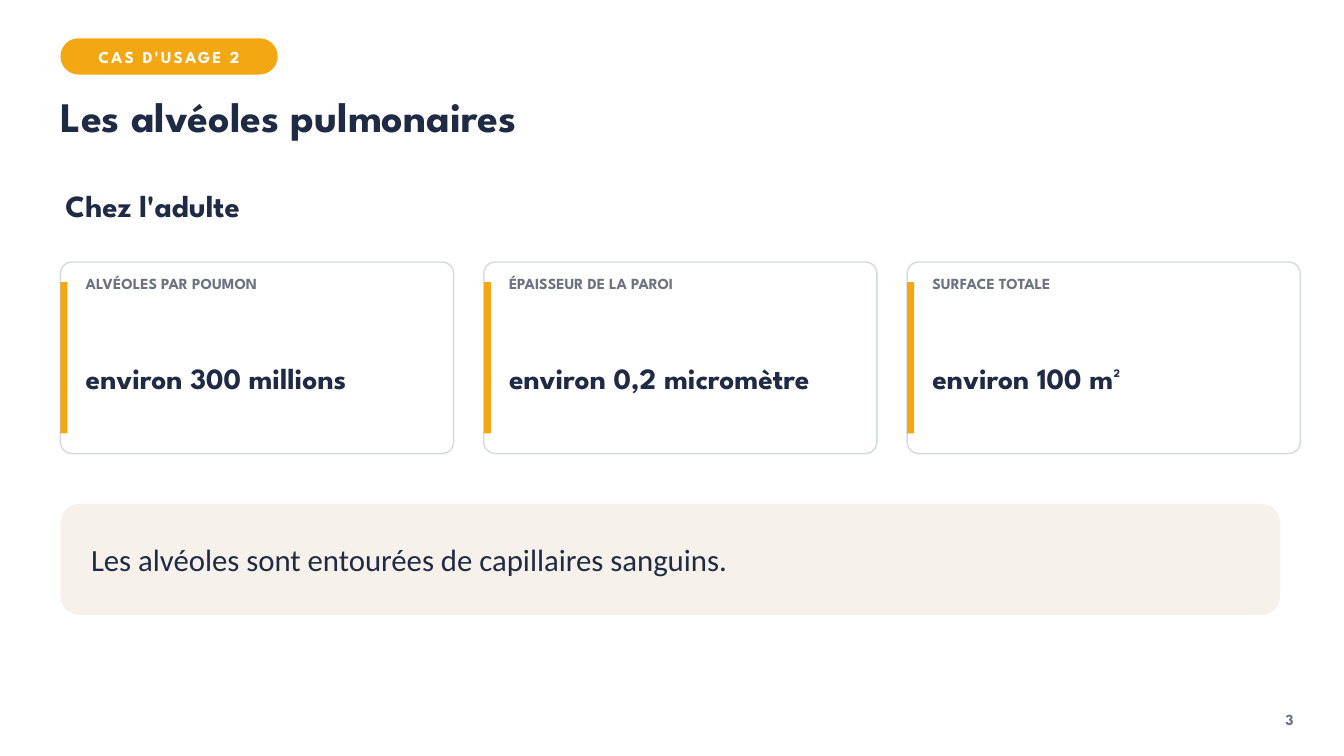
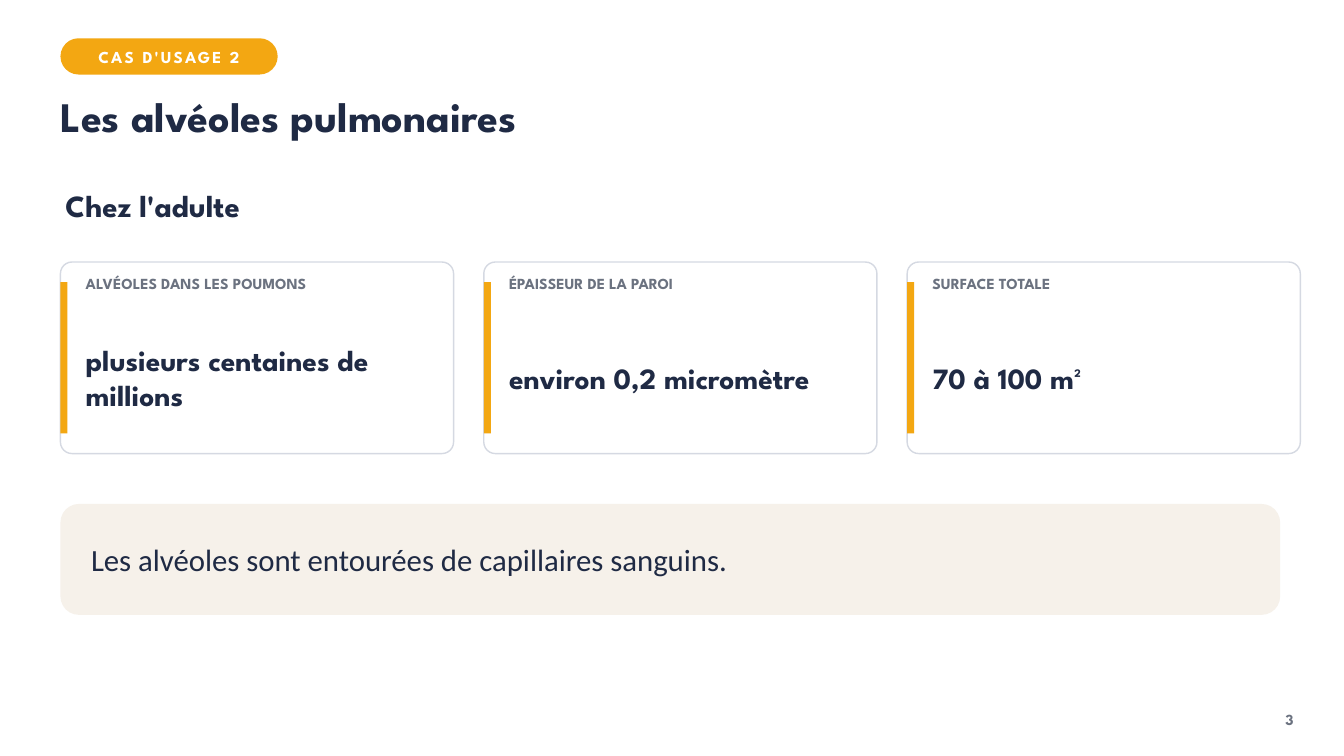
Before and after one commit to VinceIXIV/SVT-cour, a slide deck: slide 3 of cours/4e/S13-la-respiration-le-dioxygene-entre-dans-le-sang/4e-S13-diaporama.pptx. Drawn at 1344x756 pixels with LibreOffice and Linux fonts; fonts in the diff are those of the drawing. Boxes give left, top, right and bottom in pixels: in the first picture for what was removed or moved away, otherwise in the second. Text is boxed around its words. In the diff, an @@ line names an element or a change of style, - is before the commit and + after.

```diff
--- a/cours/4e/S13-la-respiration-le-dioxygene-entre-dans-le-sang/4e-S13-diaporama.pptx
+++ b/cours/4e/S13-la-respiration-le-dioxygene-entre-dans-le-sang/4e-S13-diaporama.pptx
@@ text at box(86, 275, 307, 289): text changed @@
-ALVÉOLES PAR POUMON
+ALVÉOLES DANS LES POUMONS
@@ text at box(86, 350, 368, 407): text changed @@
-environ 300 millions
+plusieurs centaines de millions
@@ text at box(932, 369, 1081, 390): text changed @@
-environ 100 m²
+70 à 100 m²
```
Also in this commit, not shown: 5 other slides changed, 22 other files.
